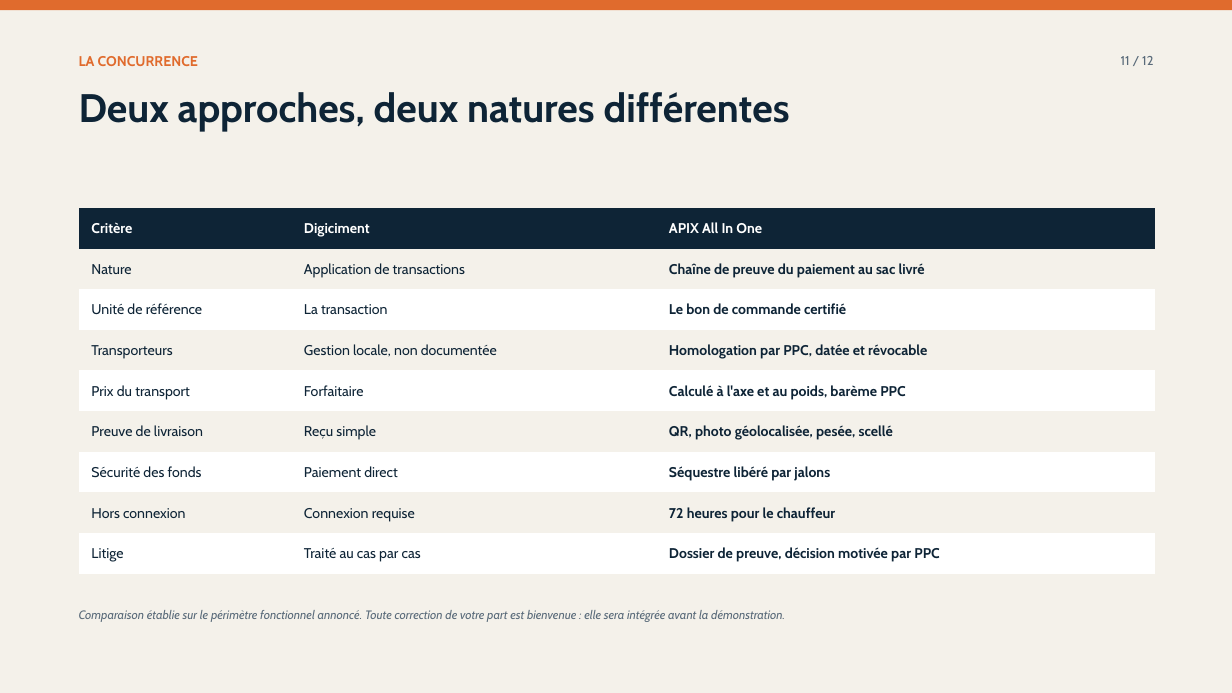
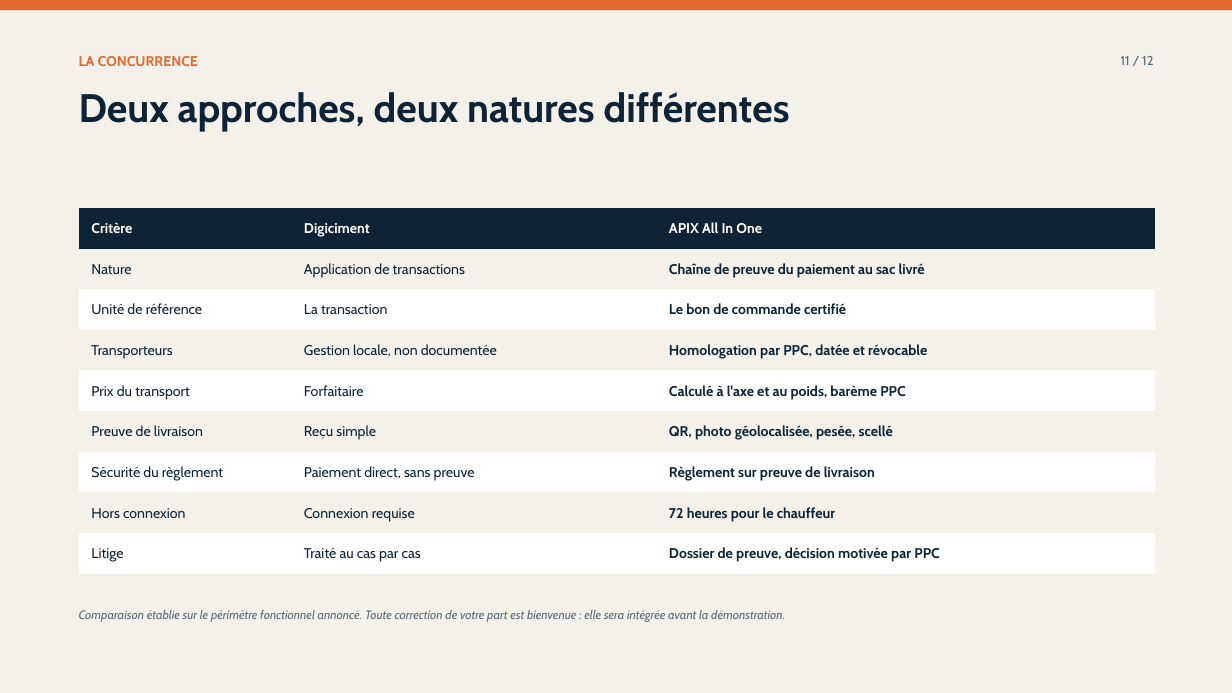
Before and after one commit to dilevembamu12/fbb-ppc-apix, a slide deck: slide 11 of dist/pptx/APIX-All-In-One-12-slides-PPC.pptx. Drawn at 1232x693 pixels with LibreOffice and Linux fonts; fonts in the diff are those of the drawing. Boxes give left, top, right and bottom in pixels: in the first picture for what was removed or moved away, otherwise in the second. Text is boxed around its words. In the diff, an @@ line names an element or a change of style, - is before the commit and + after.

```diff
--- a/dist/pptx/APIX-All-In-One-12-slides-PPC.pptx
+++ b/dist/pptx/APIX-All-In-One-12-slides-PPC.pptx
@@ table at [79, 208, 1155, 574] @@
-row 7: Sécurité des fonds | Paiement direct | Séquestre libéré par jalons
+row 7: Sécurité du règlement | Paiement direct, sans preuve | Règlement sur preuve de livraison
```
Also in this commit, not shown: 5 other slides changed, 23 other files.
